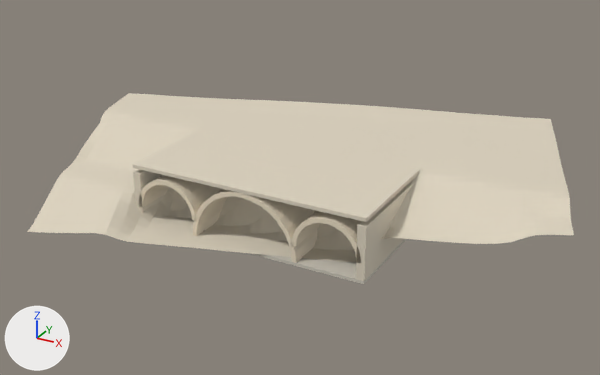
The glTF model models/furniture/cp_bethesda_terrace.glb, before and after one commit.
One viewpoint serves both versions: a 50 mm camera at (37.6, -63.3, 36.1) aimed at (-0.6, 6.1, 1.4). Lighting does not change. The marker at lower left points along +X, +Y and +Z. The first picture is the older version. Vertices at exactly the same position are counted once.

Objects in the first picture: 'BethesdaTerrace'.
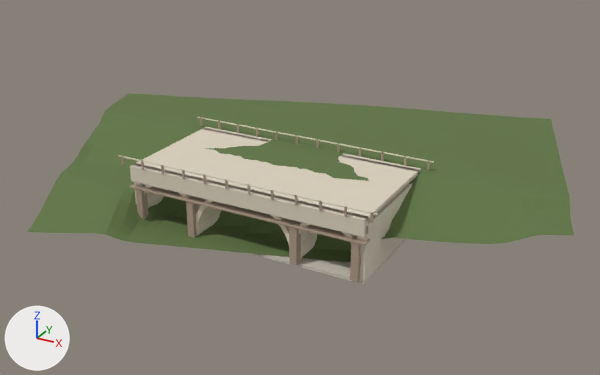
Pixel boxes [x1, y1, x2, y2] of what changed, in the pictures (600 x 375 px):
part 1 of me_terrace_surface, added (pale yellow): after [130, 164, 368, 237]
part 2 of me_terrace_surface, added: after [203, 127, 421, 172]
part 3 of me_terrace_surface, added: after [118, 155, 378, 215]
part 4 of me_terrace_surface, added: after [197, 117, 434, 163]
part 5 of me_terrace_surface, added: after [136, 190, 149, 220]
part 6 of me_terrace_surface, added: after [186, 202, 198, 238]
part 7 of me_terrace_surface, added (beige): after [289, 228, 301, 266]
part 8 of me_terrace_surface, added: after [350, 243, 361, 282]
part 9 of me_terrace_surface, added: after [129, 184, 370, 245]
part 10 of me_terrace_surface, added: after [200, 118, 430, 170]
part 11 of me_terrace_surface, added: after [295, 195, 374, 223]
part 12 of me_terrace_surface, recoloured (pale yellow to dark green): [27, 93, 574, 262] in both

Edits to the bpy script that builds the scene:
```text
Add mat_grasssurface:
    mat_grasssurface = principled_material('GrassSurface')
    mat_grasssurface.base_color = (0.12, 0.18, 0.06)  # dark green #617645
    mat_grasssurface.roughness = 0.95
Change me_terrace_surface:
    used by ob_bethesdaterrace; location = (0.0, 0.0, 0.0)
    remove me_terrace_surface.from_pydata(...)  # 2060 vertices, 3852 faces; spans x -28.1..27.7, y -13.2..27.7, z -0.3..6.0
    add me_terrace_surface.from_pydata(...)  # 2428 vertices, 4404 faces; spans x -28.1..27.7, y -13.2..27.7, z -0.3..6.9
    me_terrace_surface part 1: a new loose piece, a box spanning x -12.34..12.34, y -6.4..-5.6, z 4.42..6.0, in mat_sandstone (pale yellow #ddd3bf)
    me_terrace_surface part 2: a new loose piece, a box spanning x -12.34..12.34, y 5.6..6.4, z 4.42..6.0, in mat_sandstone (pale yellow #ddd3bf)
    me_terrace_surface part 3: a new loose piece, a box spanning x -13.543..13.543, y -6.58..-6.42, z 6.82..6.9, in mat_sandstone (pale yellow #ddd3bf)
    me_terrace_surface part 4: a new loose piece, a box spanning x -13.543..13.543, y 6.42..6.58, z 6.82..6.9, in mat_sandstone (pale yellow #ddd3bf)
    me_terrace_surface part 5: a new loose piece, a box spanning x -11.89..-11.19, y -6.4..-5.6, z 0.0..3.64, in mat_brownstone (beige #ad9986)
    me_terrace_surface part 6: a new loose piece, a box spanning x -5.89..-5.19, y -6.4..-5.6, z 0.0..3.64, in mat_brownstone (beige #ad9986)
    me_terrace_surface part 7: a new loose piece, a box spanning x 5.19..5.89, y -6.4..-5.6, z 0.0..3.64, in mat_brownstone (beige #ad9986)
    me_terrace_surface part 8: a new loose piece, a box spanning x 11.19..11.89, y -6.4..-5.6, z 0.0..3.64, in mat_brownstone (beige #ad9986)
    me_terrace_surface part 9: a new loose piece, a box spanning x -12.54..12.54, y -6.5..-5.5, z 3.74..3.86, in mat_brownstone (beige #ad9986)
    me_terrace_surface part 10: 96 vertices added at x -13.1..13.1, y 6.4..6.6, z 6.0..6.9
    me_terrace_surface part 11: 32 vertices added at x 5.8..13.1, y -6.6..-6.4, z 6.0..6.9
    me_terrace_surface part 12: 2700 faces spanning x -28.1..27.7, y -13.2..27.7, z 0.0..6.0 switch from mat_sandstone (pale yellow #ddd3bf) to mat_grasssurface (dark green #617645)
    other edits to the shape of me_terrace_surface do not show in these pictures
```
